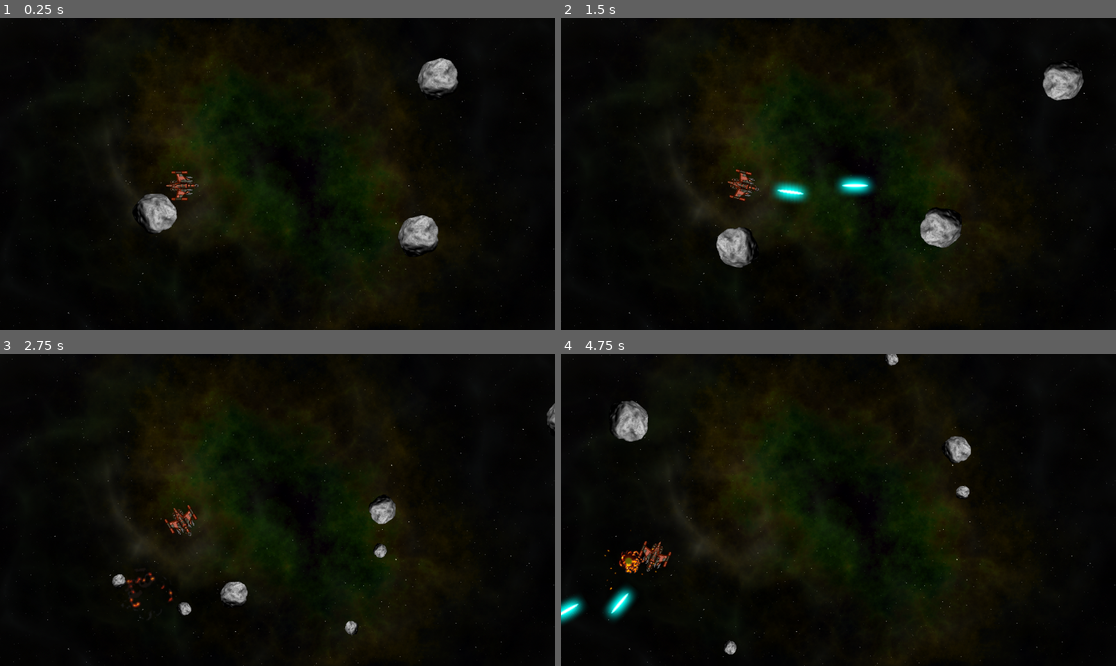
Above: before the commit, frames 1-4 (two rows, left to right).
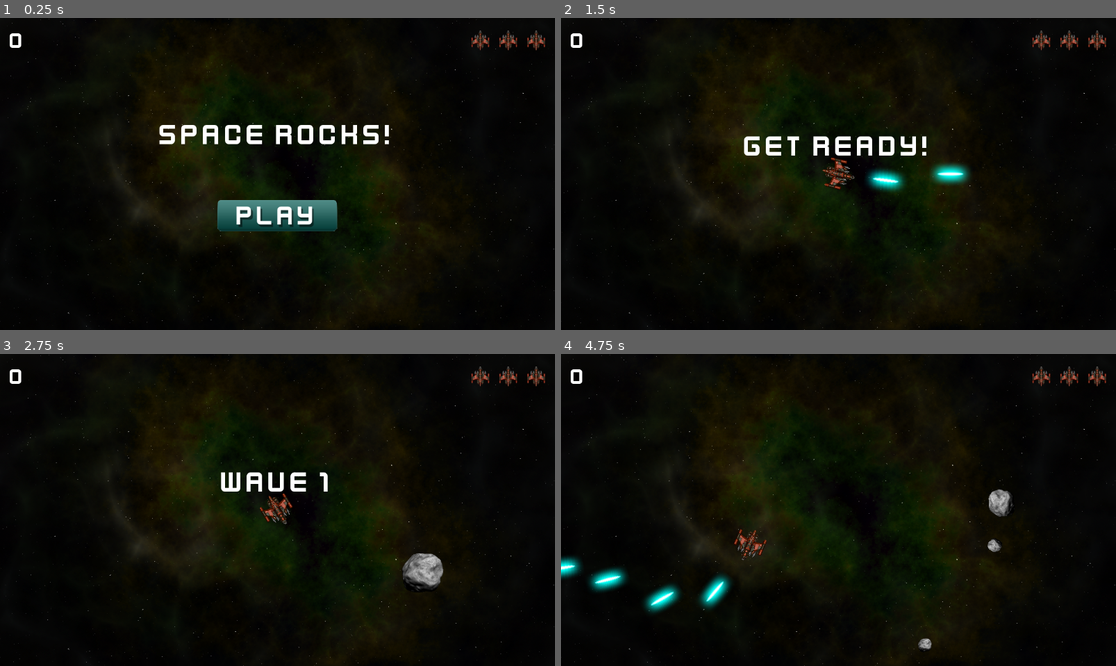
Above: after the commit, the same moments.

Repository: bakudas/godot-doodles
Game: Godot game, scene res://scenes/main.tscn
Two runs of this game, one before a commit and one after it. Both use one fixed random seed, a clock stepped at 60 frames per second and the inputs below.
Inputs (mouse positions are in pixels of both pictures, inside the frame that each line leads up to):
- Up to frame 1 (0.25 s): no input
- Up to frame 2 (1.5 s): click (838, 214) at 0.52 s; hold D (rotate_right) from 1.28 s (still down); hold Space (shoot) from 1.28 s (still down)
- Up to frame 3 (2.75 s): release D (rotate_right) at 2.03 s; release Space (shoot) at 2.03 s; hold A (rotate_left) from 2.03 s (still down); tap Space (shoot) at 2.1 s
- Up to frame 4 (4.75 s): release A (rotate_left) at 2.78 s; hold D (rotate_right) 2.78-3.53 s; hold Space (shoot) 2.78-3.53 s; hold W (thrust) 3.53-4.28 s; tap Space (shoot) at 3.6 s; hold A (rotate_left) from 4.28 s (still down); hold Space (shoot) from 4.28 s (still down)

The runs differ from the first frame. In frame 1, 6.0% of the frame differs, in the area x 1-99%, y 4-76%; in frame 2, 5.3%; in frame 3, 3.3%; in frame 4, 4.7%.

Commit message:
create HUD, rock collision, player lives and game over

Diff:
--- /dev/null
+++ b/arcade-asteroids/scenes/hud.tscn
@@ -0,0 +1,80 @@
+[gd_scene format=3 uid="uid://dwfptg0lohfrd"]
+
+[ext_resource type="Script" uid="uid://ca85jubwqu2wf" path="res://scripts/hud.gd" id="1_uo2fv"]
+[ext_resource type="FontFile" uid="uid://ds51qtayrlsbx" path="res://assets/kenvector_future_thin.ttf" id="2_047uy"]
+[ext_resource type="Texture2D" uid="uid://dv0rjpn1lmmlb" path="res://assets/player_small.png" id="3_5pdws"]
+[ext_resource type="Texture2D" uid="uid://b7cr1elioos4f" path="res://assets/play_button.png" id="4_hd3ao"]
+[ext_resource type="Texture2D" uid="uid://y6q8b3xdwn7i" path="res://assets/play_button_h.png" id="5_0i1j5"]
+
+[node name="HUD" type="CanvasLayer" unique_id=1749774941]
+script = ExtResource("1_uo2fv")
+
+[node name="Timer" type="Timer" parent="." unique_id=977701124]
+wait_time = 2.0
+one_shot = true
+
+[node name="MarginContainer" type="MarginContainer" parent="." unique_id=1480091467]
+anchors_preset = 10
+anchor_right = 1.0
+offset_bottom = 81.0
+grow_horizontal = 2
+theme_override_constants/margin_left = 20
+theme_override_constants/margin_top = 20
+theme_override_constants/margin_right = 20
+theme_override_constants/margin_bottom = 20
+
+[node name="HBoxContainer" type="HBoxContainer" parent="MarginContainer" unique_id=1783579029]
+layout_mode = 2
+
+[node name="Score" type="Label" parent="MarginContainer/HBoxContainer" unique_id=1953172944]
+layout_mode = 2
+size_flags_horizontal = 3
+theme_override_fonts/font = ExtResource("2_047uy")
+theme_override_font_sizes/font_size = 48
+text = "0"
+
+[node name="LivesCountes" type="HBoxContainer" parent="MarginContainer/HBoxContainer" unique_id=597405800]
+layout_mode = 2
+theme_override_constants/separation = 20
+
+[node name="L1" type="TextureRect" parent="MarginContainer/HBoxContainer/LivesCountes" unique_id=1642957742]
+layout_mode = 2
+texture = ExtResource("3_5pdws")
+stretch_mode = 3
+
+[node name="L2" type="TextureRect" parent="MarginContainer/HBoxContainer/LivesCountes" unique_id=1368010934]
+layout_mode = 2
+texture = ExtResource("3_5pdws")
+stretch_mode = 3
+
+[node name="L3" type="TextureRect" parent="MarginContainer/HBoxContainer/LivesCountes" unique_id=638253682]
+layout_mode = 2
+texture = ExtResource("3_5pdws")
+stretch_mode = 3
+
+[node name="VBoxContainer" type="VBoxContainer" parent="." unique_id=1807765916]
+anchors_preset = 14
+anchor_top = 0.5
+anchor_right = 1.0
+anchor_bottom = 0.5
+offset_top = -94.0
+offset_bottom = 94.0
+grow_horizontal = 2
+grow_vertical = 2
+theme_override_constants/separation = 100
+
+[node name="Message" type="Label" parent="VBoxContainer" unique_id=577909002]
+layout_mode = 2
+theme_override_fonts/font = ExtResource("2_047uy")
+theme_override_font_sizes/font_size = 64
+text = "Space Rocks!"
+horizontal_alignment = 1
+
+[node name="StartButton" type="TextureButton" parent="VBoxContainer" unique_id=1408706400]
+layout_mode = 2
+size_flags_horizontal = 4
+texture_normal = ExtResource("4_hd3ao")
+texture_hover = ExtResource("5_0i1j5")
+
+[connection signal="timeout" from="Timer" to="." method="_on_timer_timeout"]
+[connection signal="pressed" from="VBoxContainer/StartButton" to="." method="_on_start_button_pressed"]
--- a/arcade-asteroids/scenes/main.tscn
+++ b/arcade-asteroids/scenes/main.tscn
@@ -3,6 +3,7 @@
 [ext_resource type="Texture2D" uid="uid://baoncaj2qjo3t" path="res://assets/space_background.png" id="1_o5qli"]
 [ext_resource type="Script" uid="uid://c0r7t7loi51di" path="res://scripts/main.gd" id="1_sugp2"]
 [ext_resource type="PackedScene" uid="uid://dfsgrf3wdnxte" path="res://scenes/player.tscn" id="2_0wfyh"]
+[ext_resource type="PackedScene" uid="uid://dwfptg0lohfrd" path="res://scenes/hud.tscn" id="4_jyhfs"]
 
 [sub_resource type="Curve2D" id="Curve2D_0wfyh"]
 _data = {
@@ -19,6 +20,7 @@
 texture = ExtResource("1_o5qli")
 
 [node name="Player" parent="." unique_id=1016089088 instance=ExtResource("2_0wfyh")]
+visible = false
 position = Vector2(366, 357)
 
 [node name="RockPath" type="Path2D" parent="." unique_id=1328480304]
@@ -28,3 +30,9 @@
 [node name="RockSpawn" type="PathFollow2D" parent="RockPath" unique_id=1454331224]
 position = Vector2(-367, -357)
 rotation = 1.5692531
+
+[node name="HUD" parent="." unique_id=1749774941 instance=ExtResource("4_jyhfs")]
+
+[connection signal="dead" from="Player" to="." method="game_over"]
+[connection signal="lives_changed" from="Player" to="HUD" method="update_lives"]
+[connection signal="start_game" from="HUD" to="." method="new_game"]
--- a/arcade-asteroids/scenes/player.tscn
+++ b/arcade-asteroids/scenes/player.tscn
@@ -2,11 +2,14 @@
 
 [ext_resource type="Texture2D" uid="uid://d1762kqlgmul7" path="res://assets/player_ship.png" id="1_3vyb7"]
 [ext_resource type="Script" uid="uid://dvp1iinln2ydd" path="res://scripts/player.gd" id="1_g2els"]
+[ext_resource type="PackedScene" uid="uid://fqoko1vutv2i" path="res://scenes/explosion.tscn" id="3_qhqgy"]
 
 [sub_resource type="CircleShape2D" id="CircleShape2D_3vyb7"]
 radius = 28.284271
 
 [node name="Player" type="RigidBody2D" unique_id=1016089088]
+contact_monitor = true
+max_contacts_reported = 1
 script = ExtResource("1_g2els")
 fire_rate = 0.1
 metadata/_edit_group_ = true
@@ -24,4 +27,14 @@
 
 [node name="GunCooldown" type="Timer" parent="." unique_id=2111104874]
 
+[node name="InvulnerabilityTimer" type="Timer" parent="." unique_id=1660973110]
+wait_time = 2.0
+one_shot = true
+
+[node name="Explosion" parent="." unique_id=792553407 instance=ExtResource("3_qhqgy")]
+visible = false
+position = Vector2(2, -1)
+
+[connection signal="body_entered" from="." to="." method="_on_body_entered"]
 [connection signal="timeout" from="GunCooldown" to="." method="_on_gun_cooldown_timeout"]
+[connection signal="timeout" from="InvulnerabilityTimer" to="." method="_on_invulnerability_timer_timeout"]
--- /dev/null
+++ b/arcade-asteroids/scripts/hud.gd
@@ -0,0 +1,39 @@
+extends CanvasLayer
+
+signal start_game
+
+@onready var lives_counter: Array[Node] = $MarginContainer/HBoxContainer/LivesCountes.get_children()
+@onready var score_labe : Node = $MarginContainer/HBoxContainer/Score
+@onready var message: Node = $VBoxContainer/Message
+@onready var start_Button: Node = $VBoxContainer/StartButton
+
+
+func show_message(text: String) -> void:
+	message.text = text
+	message.show()
+	$Timer.start()
+
+
+func update_score(value: int) -> void:
+	score_labe.text = str(value)
+
+
+func update_lives(value: int) -> void:
+	for item in 3:
+		lives_counter[item].visible = value > item
+
+
+func game_over() -> void:
+	show_message("Game Over")
+	await $Timer.timeout
+	start_Button.show()
+
+
+func _on_start_button_pressed() -> void:
+	start_Button.hide()
+	start_game.emit()
+
+
+func _on_timer_timeout() -> void:
+	message.hide()
+	message.text = ""
--- a/arcade-asteroids/scripts/main.gd
+++ b/arcade-asteroids/scripts/main.gd
@@ -2,12 +2,47 @@
 
 @export var rock_scene: PackedScene = preload("res://scenes/rock.tscn")
 var screensize: Vector2 = Vector2.ZERO
+var level: int = 0
+var score: int = 0
+var is_playing = false
+
 
 # Called when the node enters the scene tree for the first time.
 func _ready() -> void:
 	screensize = get_viewport_rect().size
-	for i in 3:
-		spawn_rock(3)
+
+
+func _process(delta: float) -> void:
+	if not is_playing:
+		return
+	if get_tree().get_nodes_in_group("rocks").size() == 0:
+		new_level()
+
+
+func new_game() -> void:
+	# remove any old rocks from previous run
+	get_tree().call_group('rocks', "queue_free")
+	level = 0
+	score = 0
+	$HUD.update_score(score)
+	$HUD.show_message("Get Ready!")
+	$Player.reset()
+	$Player.show()
+	await $HUD/Timer.timeout
+	is_playing = true
+
+
+func new_level() -> void:
+	level += 1
+	$HUD.show_message("Wave %s" % level)
+	for i in level:
+		spawn_rock(i + 3)
+
+
+func game_over() -> void:
+	is_playing = false
+	$Player.hide()
+	$HUD.game_over()
 
 
 func spawn_rock(size, pos=null, vel=null) -> void:
--- a/arcade-asteroids/scripts/player.gd
+++ b/arcade-asteroids/scripts/player.gd
@@ -1,4 +1,7 @@
 class_name Player extends RigidBody2D
+
+signal lives_changed
+signal dead
 
 enum STATES { INIT, ALIVE, INVULNERABLE, DEAD}
 var state: STATES = STATES.INIT
@@ -10,6 +13,16 @@
 @export var bullet_scene: PackedScene = preload("res://scenes/bullet.tscn")
 @export var fire_rate: float = 0.25
 var can_shoot: bool = true
+var reset_pos: bool = false
+var max_lives: int = 3
+var lives: int = 0:
+	set(value):
+		lives = value
+		lives_changed.emit(lives)
+		if lives <= 0:
+			change_state(STATES.DEAD)
+		else:
+			change_state(STATES.INVULNERABLE)
 
 
 func _ready() -> void:
@@ -34,6 +47,13 @@
 		shoot()
 
 
+func reset() -> void:
+	reset_pos = true
+	$Sprite2D.show()
+	lives = max_lives
+	change_state(STATES.ALIVE)
+
+
 func shoot() -> void:
 	if state == STATES.INVULNERABLE:
 		return
@@ -54,20 +74,47 @@
 	xform.origin.x = wrapf(xform.origin.x, 0, screensize.x)
 	xform.origin.y = wrapf(xform.origin.y, 0, screensize.y)
 	physics_state .transform = xform
+	if reset_pos:
+		physics_state.transform.origin = screensize / 2
+		reset_pos = false
 
 
 func change_state(new_state: STATES) -> void:
 	match new_state:
 		STATES.INIT:
 			$CollisionShape2D.set_deferred('disabled', true)
+			$Sprite2D.modulate.a = 0.5
 		STATES.ALIVE:
 			$CollisionShape2D.set_deferred('disabled', false)
+			$Sprite2D.modulate.a = 1.0
 		STATES.INVULNERABLE:
 			$CollisionShape2D.set_deferred('disabled', true)
+			$Sprite2D.modulate.a = 0.5
+			$InvulnerabilityTimer.start()
 		STATES.DEAD:
 			$CollisionShape2D.set_deferred('disabled', true)
+			linear_velocity = Vector2.ZERO
+			dead.emit()
 	state = new_state
 
 
 func _on_gun_cooldown_timeout() -> void:
 	can_shoot = true
+
+
+func _on_invulnerability_timer_timeout() -> void:
+	change_state(STATES.ALIVE)
+
+
+func _on_body_entered(body: Node) -> void:
+	if body.is_in_group("rocks"):
+		body.explode()
+		lives -= 1
+		explode()
+
+
+func explode() -> void:
+	$Explosion.show()
+	$Explosion/AnimationPlayer.play("explosion")
+	await $Explosion/AnimationPlayer.animation_finished
+	$Explosion.hide()
Not shown, added: arcade-asteroids/scripts/hud.gd.uid
